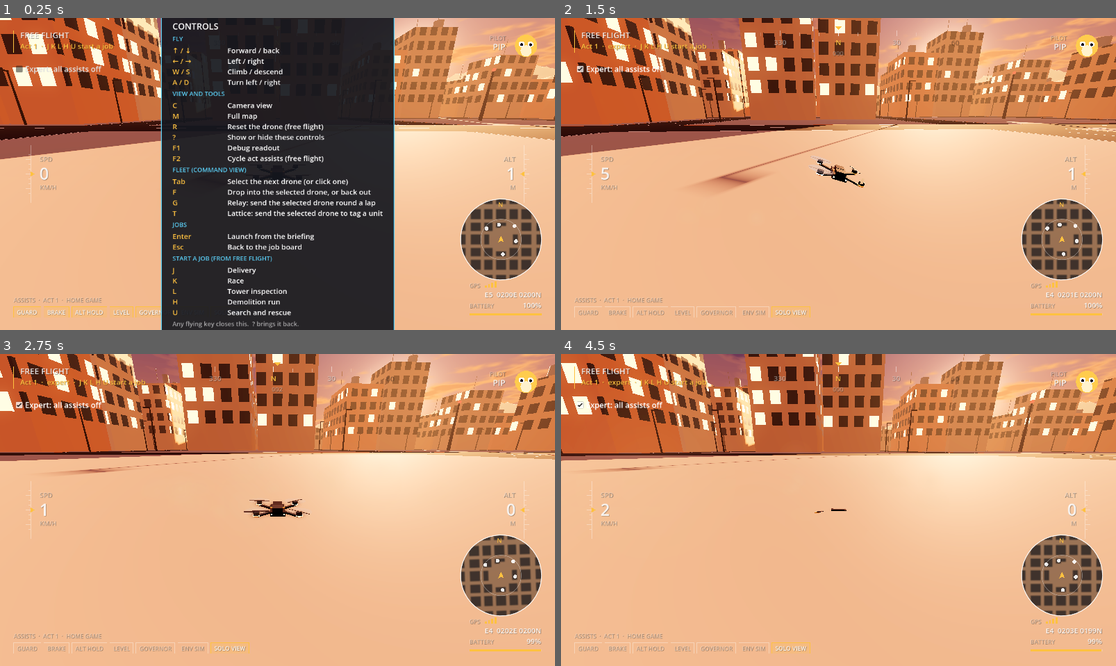
Above: before the commit, frames 1-4 (two rows, left to right).
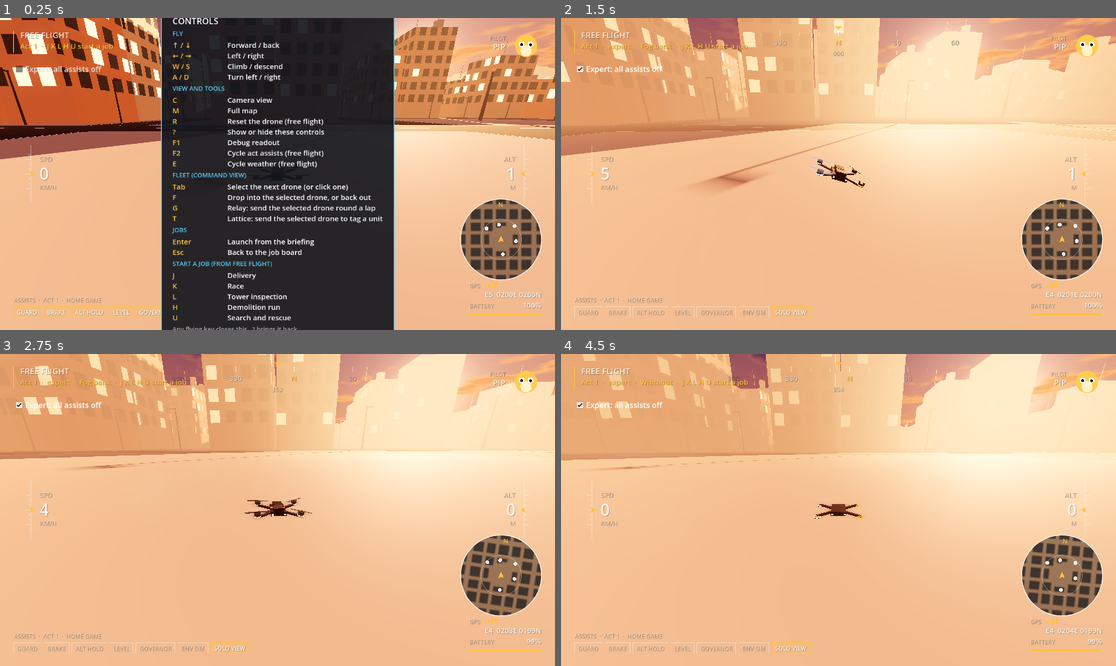
Above: after the commit, the same moments.

Repository: avdrav1/drone-sports
Game: Godot game, scene res://scenes/debug_flight.tscn
The game is run twice, just before and just after one commit, with the same random seed, the same clock (stepped at 60 frames per second) and the same inputs. This scene is started directly instead of the project's main scene.
Inputs (mouse positions are in pixels of both pictures, inside the frame that each line leads up to):
- Up to frame 1 (0.25 s): no input
- Up to frame 2 (1.5 s): click "Expert: all assists off" at 0.5 s; tap Enter (ui_accept) at 1.25 s; move the mouse to (960, 158) at 1.27 s; hold Right (roll_right) from 1.28 s (still down); hold E (cycle_weather, bound only after the commit) from 1.28 s (still down); click (960, 158) at 1.42 s
- Up to frame 3 (2.75 s): tap Enter (ui_accept) at 1.52 s; release Right (roll_right) at 2 s; release E (cycle_weather, bound only after the commit) at 2 s; drag from (166, 525) to (249, 572) at 2.02 s
- Up to frame 4 (4.5 s): move the mouse to (894, 441) at 2.77 s; hold Right (roll_right) 2.78-3.5 s; hold F (drop_in) 2.78-3.5 s; tap E (cycle_weather, bound only after the commit) at 3.05 s; drag from (810, 572) to (672, 463) at 3.52 s; move the mouse to (1005, 556) at 4.27 s; hold Left (roll_left) from 4.28 s (still down); hold G (send_lap) from 4.28 s (still down)

The runs differ from the first frame. In frame 1, 7.3% of the frame differs, in the area x 30-69%, y 0-100%; in frame 2, 32%; in frame 3, 33%; in frame 4, 34%, in the area x 0-100%, y 0-90%.

Commit message:
Story 4.6: Weather in free flight
Co-Authored-By: Claude Opus 5.5 <noreply@anthropic.com>

Diff:
--- a/data/weather/fog_bank.tres
+++ b/data/weather/fog_bank.tres
@@ -11,5 +11,6 @@
 
 [resource]
 script = ExtResource("1_weather")
+label = "Fog bank"
 fog_density = 0.03
 wind = SubResource("gusts")
--- a/data/weather/whiteout.tres
+++ b/data/weather/whiteout.tres
@@ -11,5 +11,6 @@
 
 [resource]
 script = ExtResource("1_weather")
+label = "Whiteout"
 fog_density = 0.05
 wind = SubResource("gusts")
--- a/project.godot
+++ b/project.godot
@@ -151,3 +151,8 @@
 "events": [Object(InputEventKey,"resource_local_to_scene":false,"resource_name":"","device":-1,"window_id":0,"alt_press …(192 unchanged characters)…
 ]
 }
+cycle_weather={
+"deadzone": 0.5,
+"events": [Object(InputEventKey,"resource_local_to_scene":false,"resource_name":"","device":-1,"window_id":0,"alt_pressed":false,"shift_pressed":false,"ctrl_pressed":false,"meta_pressed":false,"pressed":false,"keycode":0,"physical_keycode":69,"key_label":0,"unicode":101,"location":0,"echo":false,"script":null)
+]
+}
--- a/scenes/debug_flight.tscn
+++ b/scenes/debug_flight.tscn
@@ -26,10 +26,13 @@
 [ext_resource type="PackedScene" path="res://scenes/world/rooftops.tscn" id="93_roofs"]
 [ext_resource type="Script" path="res://scripts/ui/controls_help.gd" id="96_help"]
 [ext_resource type="Theme" path="res://scenes/ui/theme.tres" id="97_theme"]
+[ext_resource type="Resource" path="res://data/weather/fog_bank.tres" id="98_fog"]
+[ext_resource type="Resource" path="res://data/weather/whiteout.tres" id="99_whiteout"]
 
 [node name="DebugFlight" type="Node3D"]
 script = ExtResource("1_root")
 presets = Array[Resource]([ExtResource("7_act1"), ExtResource("8_act2"), ExtResource("9_act3"), ExtResource("10_act4"), ExtResource("11_act5")])
+weathers = Array[Resource]([ExtResource("98_fog"), ExtResource("99_whiteout")])
 
 [node name="GoldenHour" parent="." instance=ExtResource("90_world")]
 
--- a/scripts/debug_flight.gd
+++ b/scripts/debug_flight.gd
@@ -3,8 +3,11 @@
 # F1 toggles the readout, F2 cycles the act presets, C cycles camera views,
 # R (or Start) puts the drone back where it started, J flies the sample job, K the test race, L the tower inspection,
 # H the demolition run, U the search and rescue, Esc goes back to the job board.
+# E cycles the weather: clear, then each of `weathers`.
 
 @export var presets: Array[AssistStack] = []
+## Weather presets E cycles through after clear.
+@export var weathers: Array[Weather] = []
 @export_file("*.tscn") var sample_job := "res://scenes/jobs/sample_delivery.tscn"
 @export_file("*.tscn") var race_job := "res://scenes/jobs/test_race.tscn"
 @export_file("*.tscn") var inspection_job := "res://scenes/jobs/inspection.tscn"
@@ -13,6 +16,9 @@
 @export_file("*.tscn") var job_board := "res://scenes/ui/job_board.tscn"
 
 var preset_index := 0
+## Index into weathers; -1 is clear: the scene's own sky and breeze.
+var weather_index := -1
+var _breeze: Wind
 var _spawn: Transform3D
 
 @onready var readout: Label = $HUD/Readout
@@ -24,6 +30,7 @@
 func _ready() -> void:
 	camera_rig.camera.make_current()
 	_spawn = drone.global_transform
+	_breeze = drone.wind
 	Garage.apply(drone)
 	expert_toggle.button_pressed = GameSettings.expert_all_assists_off
 	expert_toggle.toggled.connect(_on_expert_toggled)
@@ -36,6 +43,8 @@
 		readout.visible = not readout.visible
 	elif event.is_action_pressed("cycle_preset"):
 		cycle_preset()
+	elif event.is_action_pressed("cycle_weather"):
+		cycle_weather()
 	elif event.is_action_pressed("reset_drone"):
 		reset_drone()
 	elif event.is_action_pressed("start_sample_job"):
@@ -65,7 +74,18 @@
 	drone.assists.apply_stack(GameSettings.effective_stack(stack))
 	readout.header = "preset: %s%s" % [stack.label, "  (expert: all assists off)" if GameSettings.expert_all_assists_off else ""]
 	hud.subtitle = stack.label + ("  ·  expert" if GameSettings.expert_all_assists_off else "") \
-		+ "  ·  %s start a job" % ControlsHelp.job_keys()
+		+ ("  ·  " + weather().label if weather() else "") + "  ·  %s start a job" % ControlsHelp.job_keys()
+
+func weather() -> Weather:
+	return weathers[weather_index] if weather_index >= 0 else null
+
+## Clear, then each preset in turn, then clear again.
+func cycle_weather() -> void:
+	weather_index = weather_index + 1 if weather_index + 1 < weathers.size() else -1
+	Weather.apply(weather(), drone, self)
+	if weather() == null:
+		drone.wind = _breeze
+	apply_preset()
 
 func _on_expert_toggled(on: bool) -> void:
 	GameSettings.expert_all_assists_off = on
--- a/scripts/jobs/job_runner.gd
+++ b/scripts/jobs/job_runner.gd
@@ -281,19 +281,9 @@
 			casualties[character] = Roster.status(character)
 	crew_struck.emit(character, before)
 
-## Wind into the drone's sim, fog into the scene's WorldEnvironment (a copy, so the
-## shared Environment resource is untouched). No weather: still air, scene fog as is.
+## The job's weather on the drone and the scene; none is clear and still.
 func _apply_weather() -> void:
-	var w := job.weather
-	if drone:
-		drone.wind = w.wind if w else null
-	if w == null:
-		return
-	var scope: Node = owner if owner else get_parent()
-	for env_node in scope.find_children("*", "WorldEnvironment", true, false):
-		var env: Environment = env_node.environment.duplicate()
-		env.fog_density = w.fog_density
-		env_node.environment = env
+	Weather.apply(job.weather, drone, owner if owner else get_parent())
 
 func _finish_line_reached() -> bool:
 	var any := false
--- a/scripts/ui/controls_help.gd
+++ b/scripts/ui/controls_help.gd
@@ -19,6 +19,7 @@
 		[[&"toggle_help"], "Show or hide these controls"],
 		[[&"toggle_readout"], "Debug readout"],
 		[[&"cycle_preset"], "Cycle act assists (free flight)"],
+		[[&"cycle_weather"], "Cycle weather (free flight)"],
 	]],
 	["FLEET (COMMAND VIEW)", [
 		[[&"next_drone"], "Select the next drone (or click one)"],
--- a/scripts/world/weather.gd
+++ b/scripts/world/weather.gd
@@ -1,9 +1,32 @@
 class_name Weather
 extends Resource
 # Per-job weather: fog for the eye, wind for the sim. A job with no Weather
-# flies in the scene's own clear golden-hour haze with no wind.
+# flies in the scene's own clear golden-hour haze with no wind. Free flight
+# cycles through presets (Story 4.6).
+
+## Shown when free flight switches to it.
+@export var label := ""
 
 ## Exponential fog density, replacing the scene's. Visual only.
 @export var fog_density := 0.0016
 ## Fed to the drone's wind sim (Story 1.7). Null is still air.
 @export var wind: Wind
+
+## Puts `w` on a scene: its wind on the drone, its fog on a copy of each
+## WorldEnvironment's own Environment, so the shared resource is untouched.
+## Null clears: still air and the scene's own environment back.
+static func apply(w: Weather, drone: Drone, scope: Node) -> void:
+	if drone:
+		drone.wind = w.wind if w else null
+	if scope == null:
+		return
+	for env_node in scope.find_children("*", "WorldEnvironment", true, false):
+		if not env_node.has_meta(&"clear_environment"):
+			env_node.set_meta(&"clear_environment", env_node.environment)
+		var clear: Environment = env_node.get_meta(&"clear_environment")
+		if w == null:
+			env_node.environment = clear
+		else:
+			var env: Environment = clear.duplicate()
+			env.fog_density = w.fog_density
+			env_node.environment = env
--- /dev/null
+++ b/tests/test_free_flight_weather.gd
@@ -0,0 +1,38 @@
+extends RefCounted
+# Story 4.6: weather in free flight. E cycles clear, fog bank, whiteout, clear;
+# the HUD names it; clear brings back the scene's own sky and breeze.
+
+const Sim = preload("res://tests/sim.gd")
+const ENV := preload("res://data/world/golden_hour.tres")
+
+func _press(scene: Node) -> void:
+	var ev := InputEventAction.new()
+	ev.action = &"cycle_weather"
+	ev.pressed = true
+	scene.get_viewport().push_input(ev)
+
+func test_e_cycles_weather_and_back_to_clear() -> bool:
+	var s: Node = Sim.add(load("res://scenes/debug_flight.tscn").instantiate())
+	await Sim.process_frames(2)
+	var d: Drone = s.get_node("Drone")
+	var hud: FlightHud = s.get_node("HUD/Flight")
+	var env_node: WorldEnvironment = s.find_children("*", "WorldEnvironment", true, false)[0]
+	var breeze := d.wind
+	var base := ENV.fog_density
+	var fog: Weather = load("res://data/weather/fog_bank.tres")
+	var white: Weather = load("res://data/weather/whiteout.tres")
+	var clear_start: bool = env_node.environment == ENV and breeze != null and not hud.subtitle.contains("Fog")
+	_press(s)
+	var fogged: bool = is_equal_approx(env_node.environment.fog_density, fog.fog_density) and d.wind == fog.wind \
+		and hud.subtitle.contains("Fog bank")
+	_press(s)
+	var whited: bool = is_equal_approx(env_node.environment.fog_density, white.fog_density) and d.wind == white.wind \
+		and hud.subtitle.contains("Whiteout")
+	_press(s)
+	var cleared: bool = env_node.environment == ENV and d.wind == breeze and not hud.subtitle.contains("Whiteout")
+	var ok: bool = clear_start and fogged and whited and cleared and ENV.fog_density == base \
+		and ControlsHelp.key_text(&"cycle_weather") == "E"
+	if not ok:
+		print("        %s %s %s %s" % [clear_start, fogged, whited, cleared])
+	s.free()
+	return ok
Not shown, added: tests/test_free_flight_weather.gd.uid
Not shown, changed: docs/BACKLOG.md
